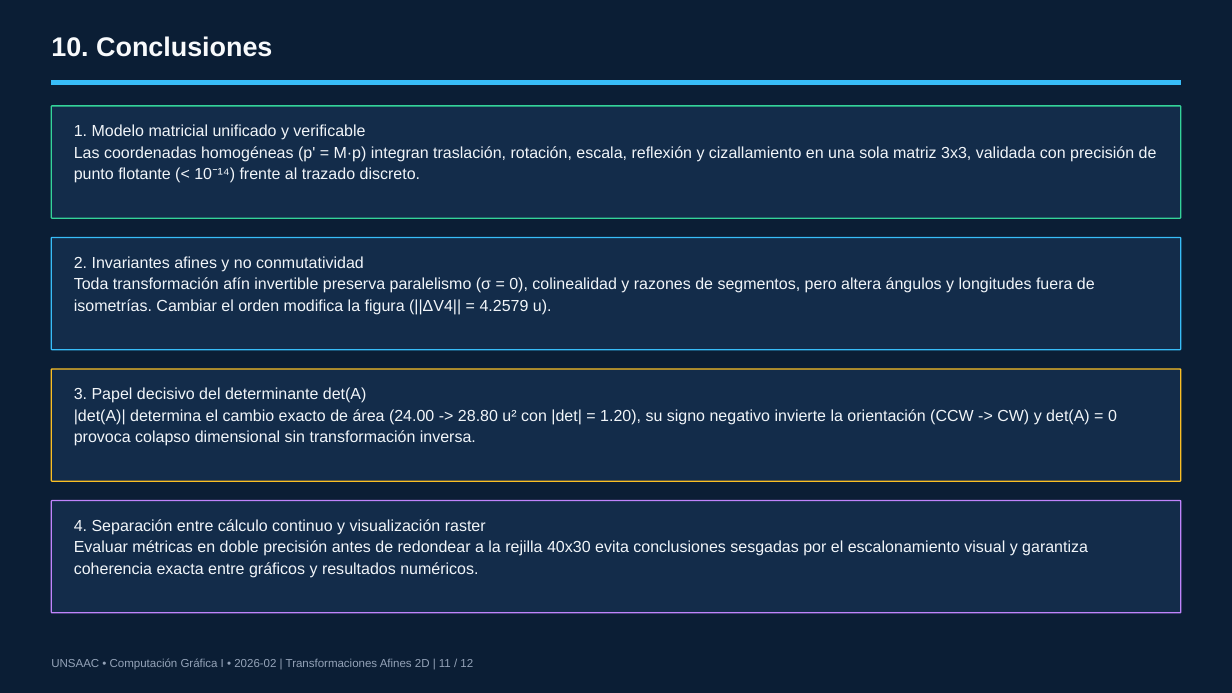
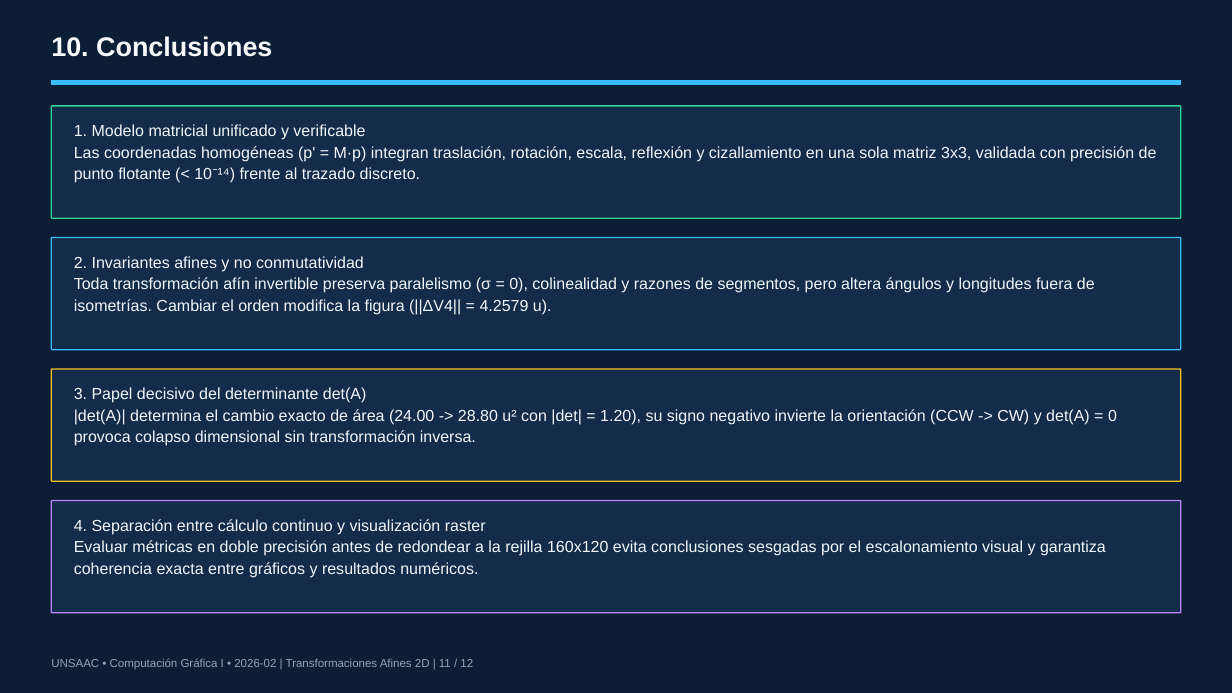
Before and after one commit to LucianFBC/cg1-tema2-transformaciones-afines-2d, a slide deck: slide 11 of presentacion/Presentacion_Tema2.pptx. Drawn at 1232x693 pixels with LibreOffice and Linux fonts; fonts in the diff are those of the drawing. Boxes give left, top, right and bottom in pixels: in the first picture for what was removed or moved away, otherwise in the second. Text is boxed around its words. In the diff, an @@ line names an element or a change of style, - is before the commit and + after.

```diff
--- a/presentacion/Presentacion_Tema2.pptx
+++ b/presentacion/Presentacion_Tema2.pptx
@@ text at <box>74,540,1106,578</box>: text changed @@
-Evaluar métricas en doble precisión antes de redondear a la rejilla 40x30 evita conclusiones sesgadas por el escalonamiento visual y garantiza coherencia exacta entre gráficos y resultados numéricos.
+Evaluar métricas en doble precisión antes de redondear a la rejilla 160x120 evita conclusiones sesgadas por el escalonamiento visual y garantiza coherencia exacta entre gráficos y resultados numéricos.
```
Also in this commit, not shown: 2 other slides changed, 9 other files.
